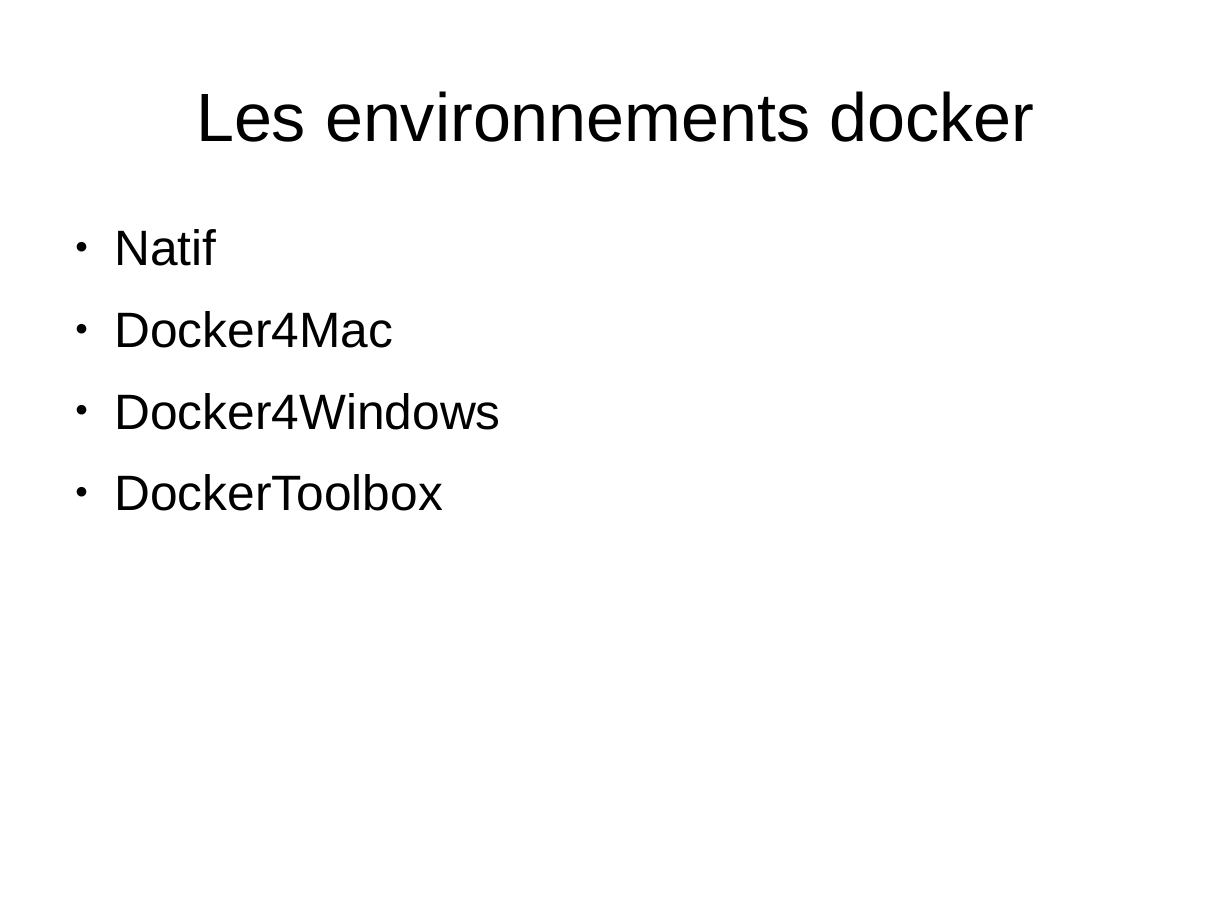
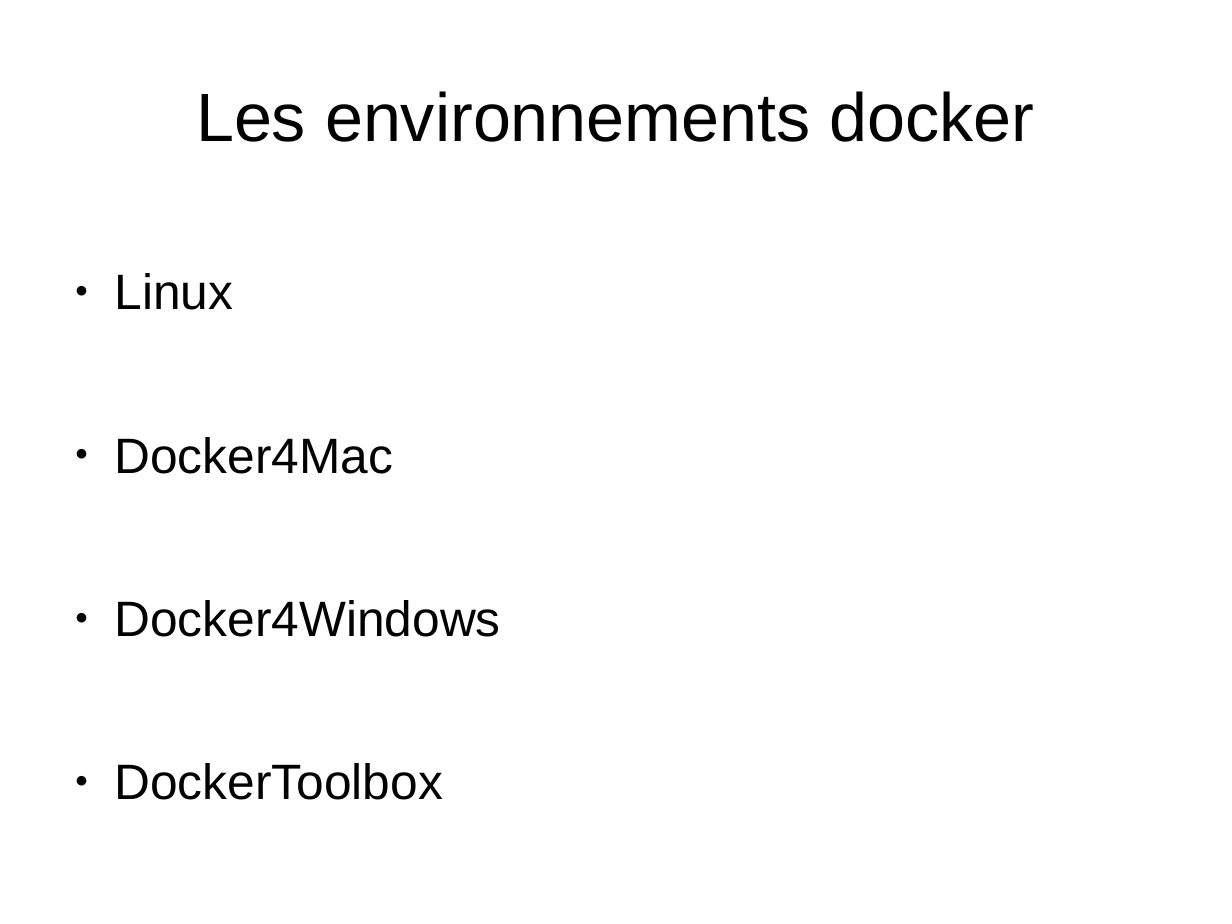
Before and after one commit to charleshuber/4t, a slide deck: slide 7 of presentation_smb215.odp. Drawn at 1232x924 pixels with LibreOffice and Linux fonts; fonts in the diff are those of the drawing. Boxes give left, top, right and bottom in pixels: in the first picture for what was removed or moved away, otherwise in the second. Text is boxed around its words. In the diff, an @@ line names an element or a change of style, - is before the commit and + after.

```diff
--- a/presentation_smb215.odp
+++ b/presentation_smb215.odp
@@ text "Linux": place and size @@
-text "Linux" at bbox=[114, 229, 500, 511]
+text "Linux" at bbox=[114, 273, 500, 800]
@@ text at bbox=[114, 273, 233, 310]: text changed @@
-● Natif
+● Linux
```
Also in this commit, not shown: 8 other slides changed, 3 slides added, 2 slides removed, 1 other file.
